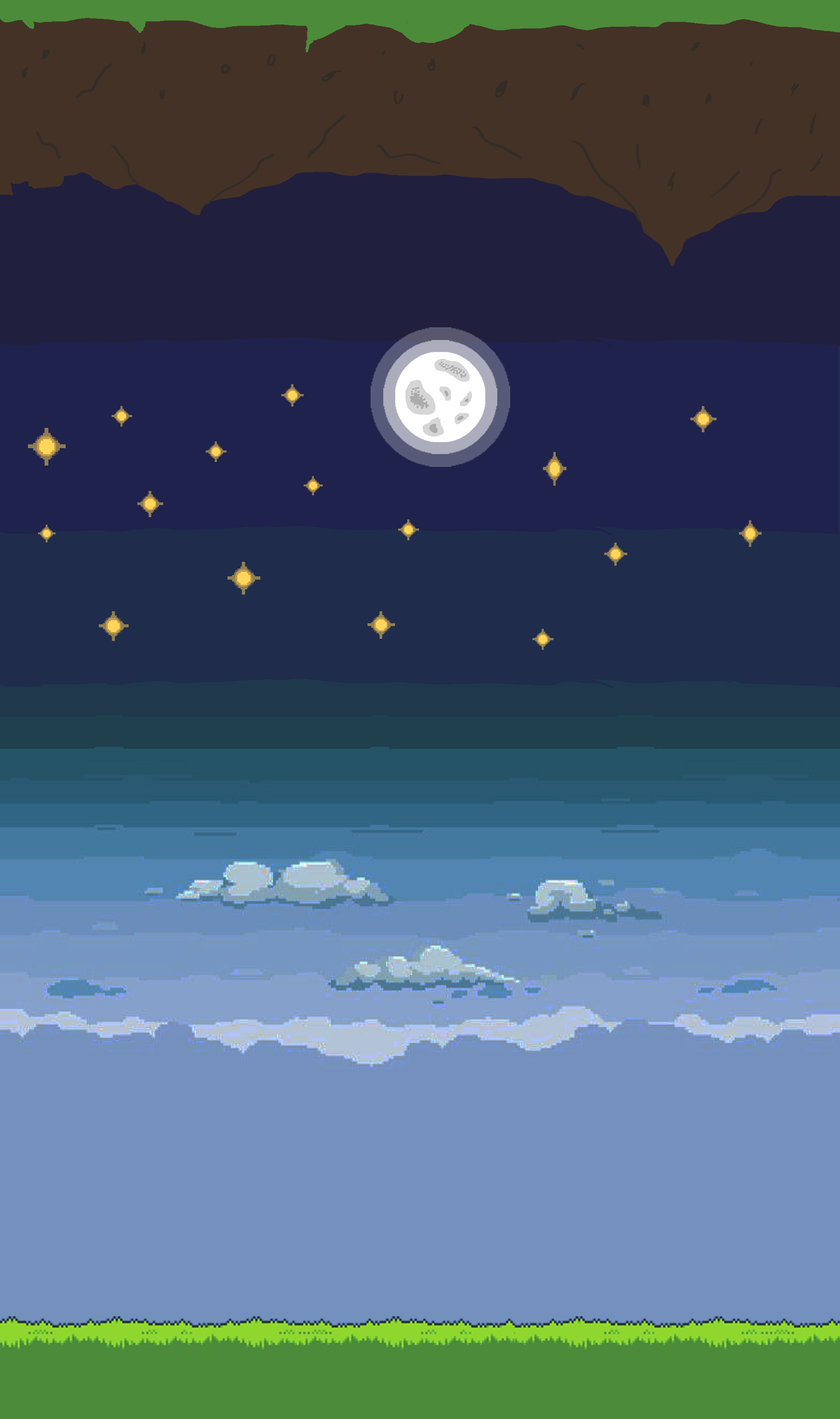
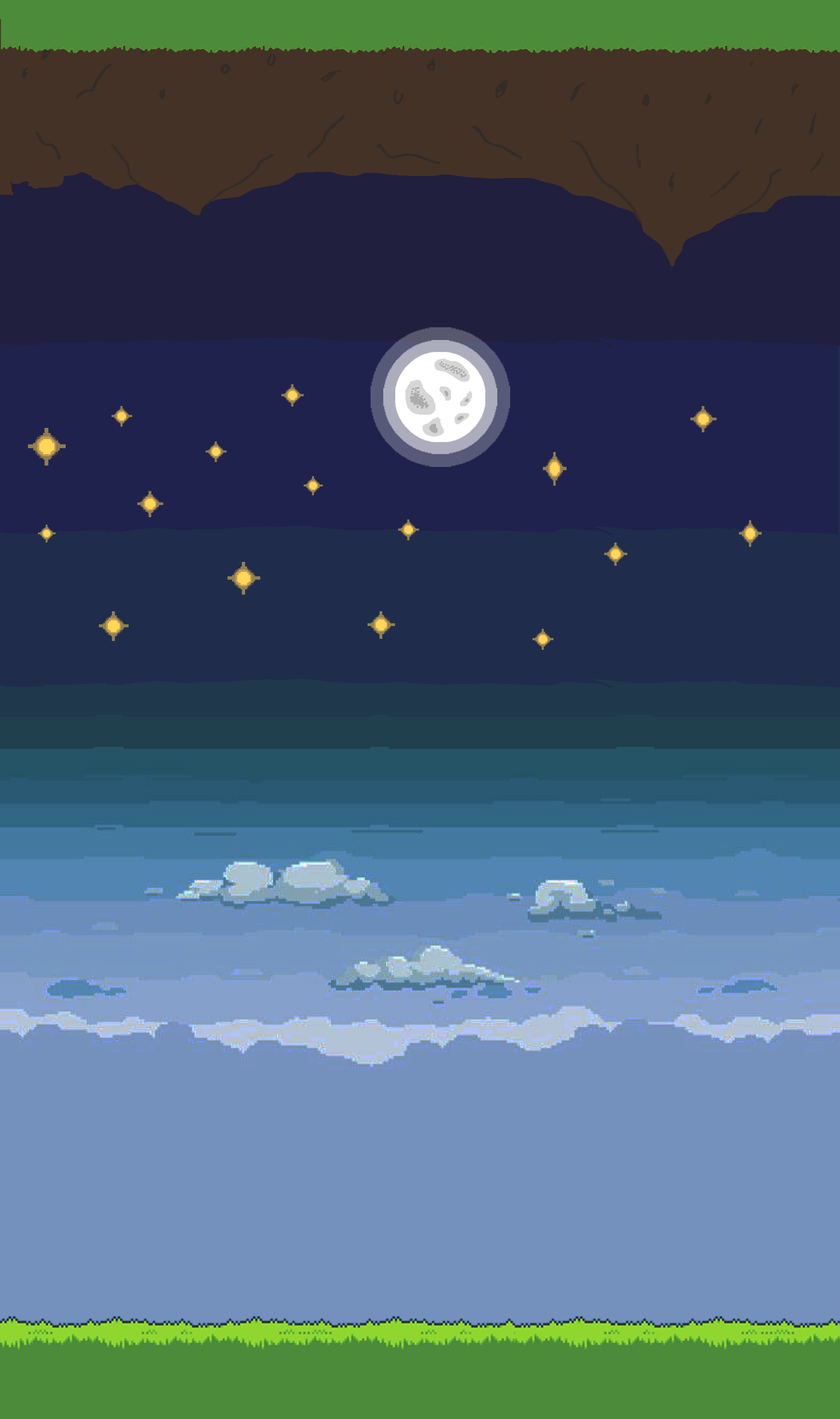
The second w=840, h=1419 image is a revision of the first. Changes to its layers:
renamed "Layer 9" to "Layer 10", painted on it over [0, 17, 840, 53]
